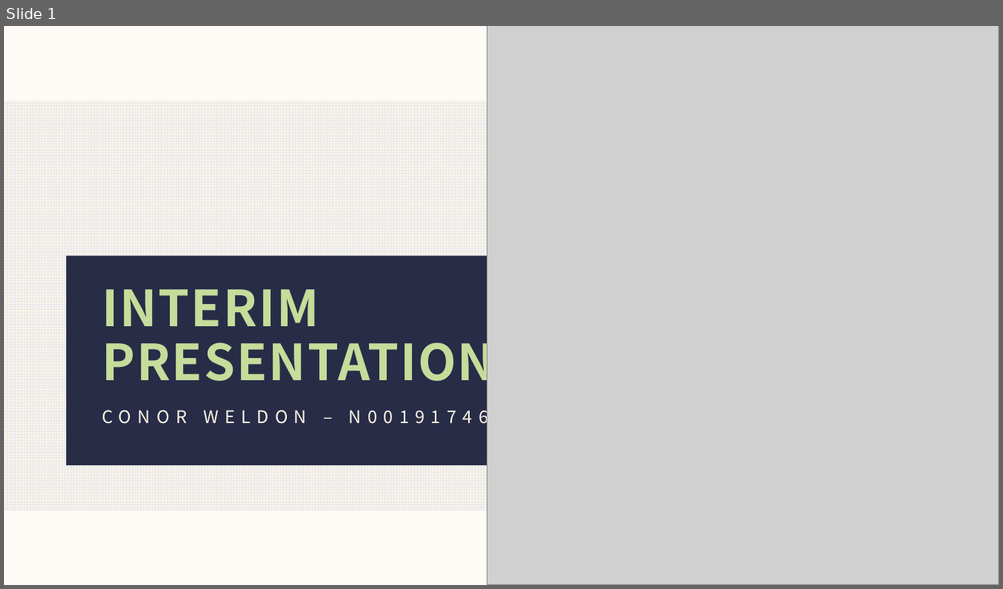
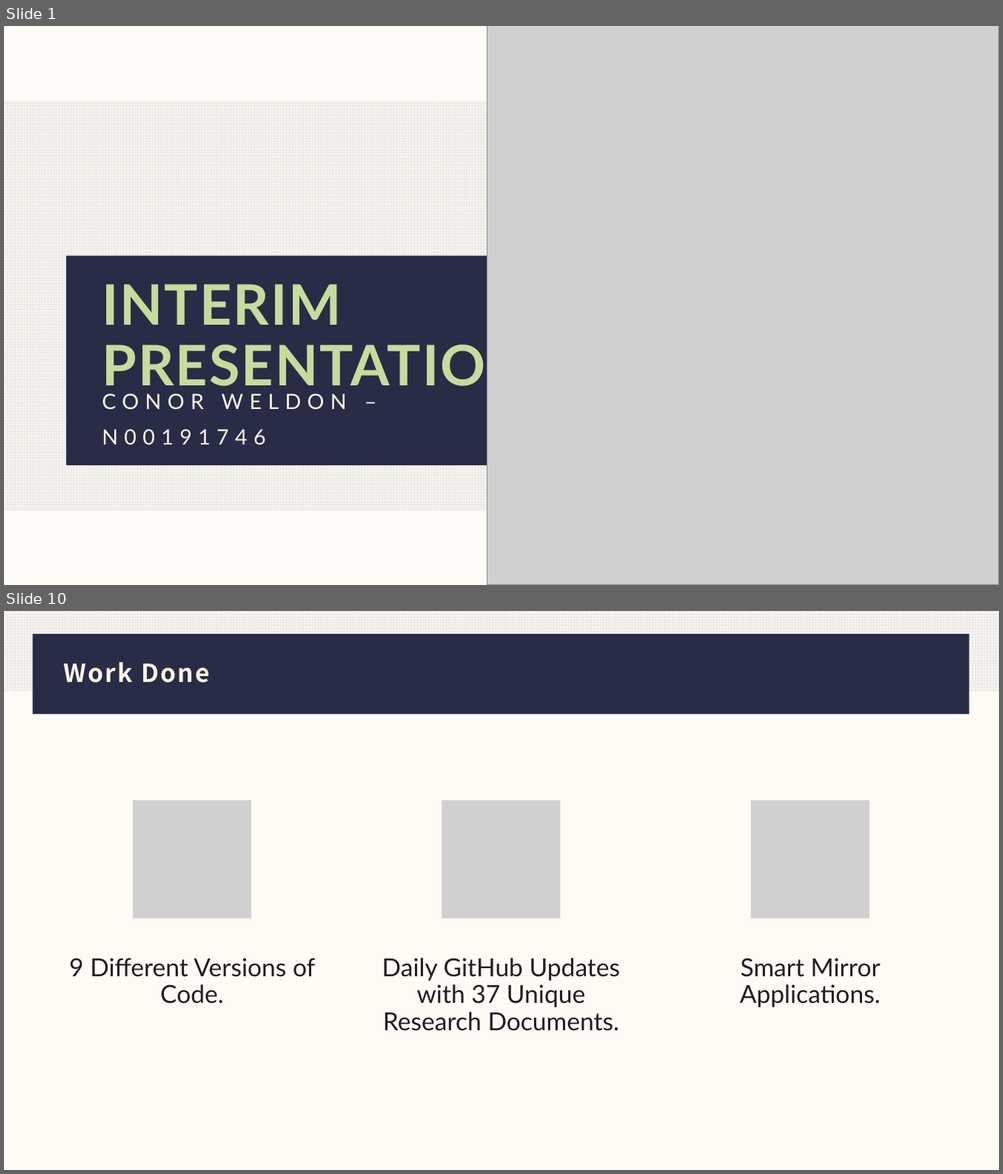
Before and after one commit to IADT-projects/y4-project-ConorWeldon, a slide deck: Docs/Presentation/Presentation.pptx. Shown one above the other, each under a label of ours: slide 1 before the commit, slides 1 and 10 after it; the slides between them are not shown. The pictures are 1003x589 and 1003x1174 pixels, drawn with LibreOffice and Linux fonts; fonts in the diff are those of the drawing; grey boxes stand for pictures. Boxes give left, top, right and bottom in pixels: in the first picture for what was removed or moved away, otherwise in the second. Text is boxed around its words. In the diff, an @@ line names an element or a change of style, - is before the commit and + after.

```diff
--- a/Docs/Presentation/Presentation.pptx
+++ b/Docs/Presentation/Presentation.pptx
@@ slide 10 added at (4, 611, 999, 1170), background #FCF5E5 at 40% opacity @@
@@ rectangle added at (4, 611, 999, 692), fill pattern #E5E7F1 on #FCF5E5 @@
@@ rectangle added at (32, 634, 969, 715), fill #282C47 @@
@@ title added at (64, 662, 209, 683), 24 pt, text #FCF5E5, bold @@
+Work Done
@@ group added at (69, 800, 880, 1031): 3 pictures, 3 texts @@
+9 Different Versions of Code.
+Daily GitHub Updates with 37 Unique Research Documents.
+Smart Mirror Applications.
@@ slide 1 changed as well @@
@@ title "INTERIM PRESENTATION" at (102, 284, 530, 396): size 48 to 54 pt, font Noto Sans CJK JP to Lato @@
@@ text "CONOR WELDON – N00191746" at (102, 394, 347, 446): size 16.8 to 20.4 pt, font Noto Sans CJK JP to Lato; line spacing 1.3 to 1.4 @@
```
Also in this commit, not shown: 2 other slides changed, 11 other slides added, 15 slides removed.
